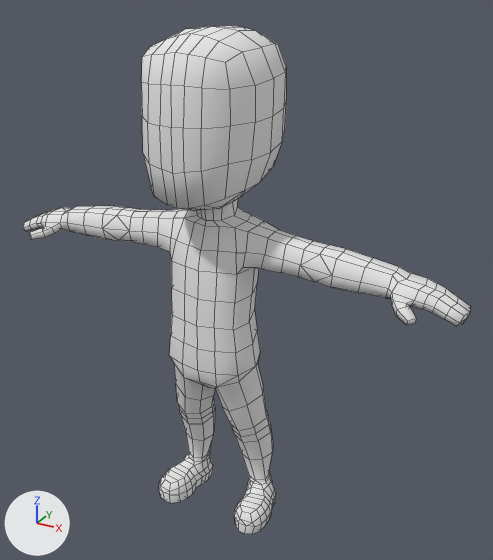
Before and after pictures for a commit that changed the Blender file aframe/animatedWalkLoop/media/characterMedium.blend.
Camera for both pictures: a 50 mm camera at (2.41, -3.95, 4.03) aimed at (0.16, 0.15, 1.99). Arrows for +X, +Y and +Z are at lower left; the lights stay in place. Mesh edges are drawn as thin lines.

Objects in the first picture: 'characterMedium'.
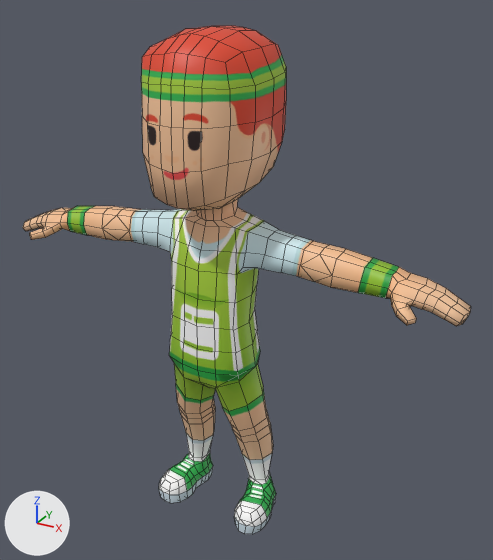
Edits to the bpy script that builds the scene:
```text
Add img_athletefemalegreen_png:
    img_athletefemalegreen_png = load_image('athleteFemaleGreen.png', '_unpacked/athleteFemaleGreen.png', 1024, 1024, 'sRGB')
Change mat_skin:
    remove mat_skin.base_color = (0.8, 0.8, 0.8)  # white #e7e7e7
    mat_skin: diffuse_material('skin') -> principled_material('skin')
    add mat_skin.texture = img_athletefemalegreen_png
```

Location of each change, (x1, y1, x2, y2) in pixels of the pictures (493 x 560 px):
'characterMedium', surface changed
    both: (23, 26, 471, 534)
